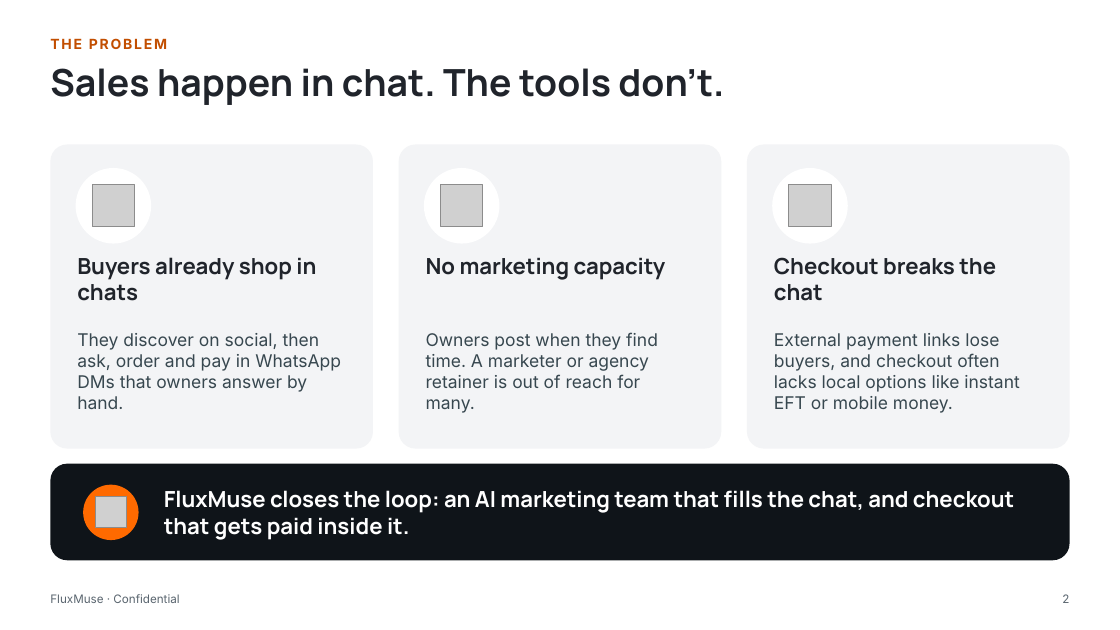
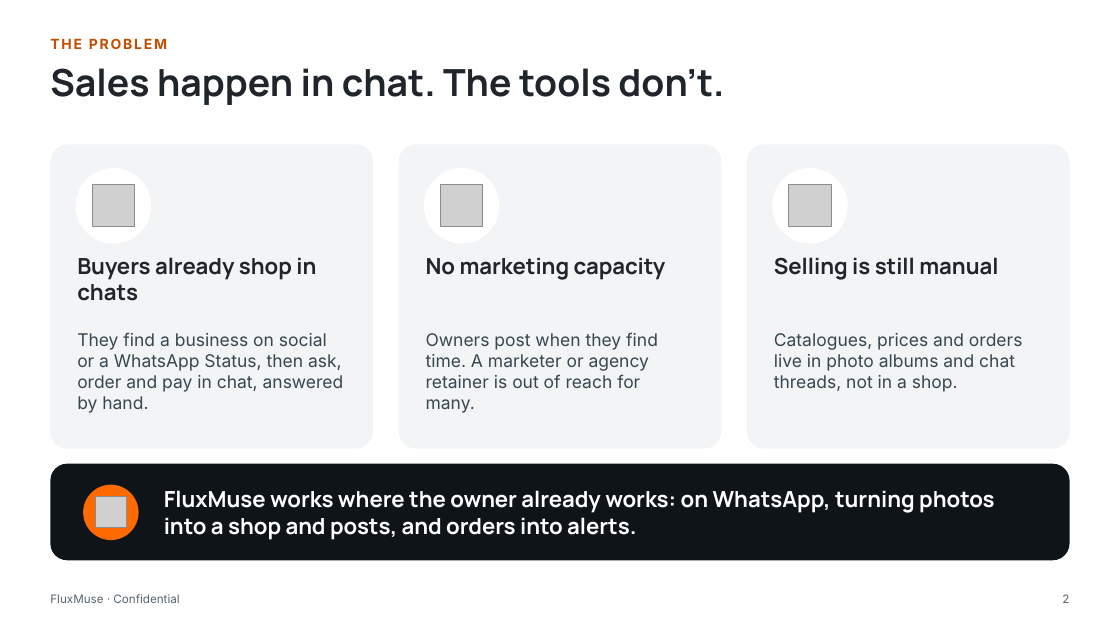
Before and after one commit to embizo/fluxmuse, a slide deck: slide 2 of docs/go-to-market/04_Investor_Pitch_Deck/FluxMuse_Investor_Pitch_Deck.pptx. Drawn at 1120x630 pixels with LibreOffice and Linux fonts; fonts in the diff are those of the drawing; grey boxes stand for pictures. Boxes give left, top, right and bottom in pixels: in the first picture for what was removed or moved away, otherwise in the second. Text is boxed around its words. In the diff, an @@ line names an element or a change of style, - is before the commit and + after.

```diff
--- a/docs/go-to-market/04_Investor_Pitch_Deck/FluxMuse_Investor_Pitch_Deck.pptx
+++ b/docs/go-to-market/04_Investor_Pitch_Deck/FluxMuse_Investor_Pitch_Deck.pptx
@@ text at <box>774,257,998,280</box>: text changed @@
-Checkout breaks the chat
+Selling is still manual
@@ text at <box>77,332,344,413</box>: text changed @@
-They discover on social, then ask, order and pay in WhatsApp DMs that owners answer by hand.
+They find a business on social or a WhatsApp Status, then ask, order and pay in chat, answered by hand.
@@ text at <box>774,333,1022,392</box>: text changed @@
-External payment links lose buyers, and checkout often lacks local options like instant EFT or mobile money.
+Catalogues, prices and orders live in photo albums and chat threads, not in a shop.
@@ text at <box>164,490,994,540</box>: text changed @@
-FluxMuse closes the loop: an AI marketing team that fills the chat, and checkout that gets paid inside it.
+FluxMuse works where the owner already works: on WhatsApp, turning photos into a shop and posts, and orders into alerts.
```
Also in this commit, not shown: 29 other slides changed, 15 other files.
